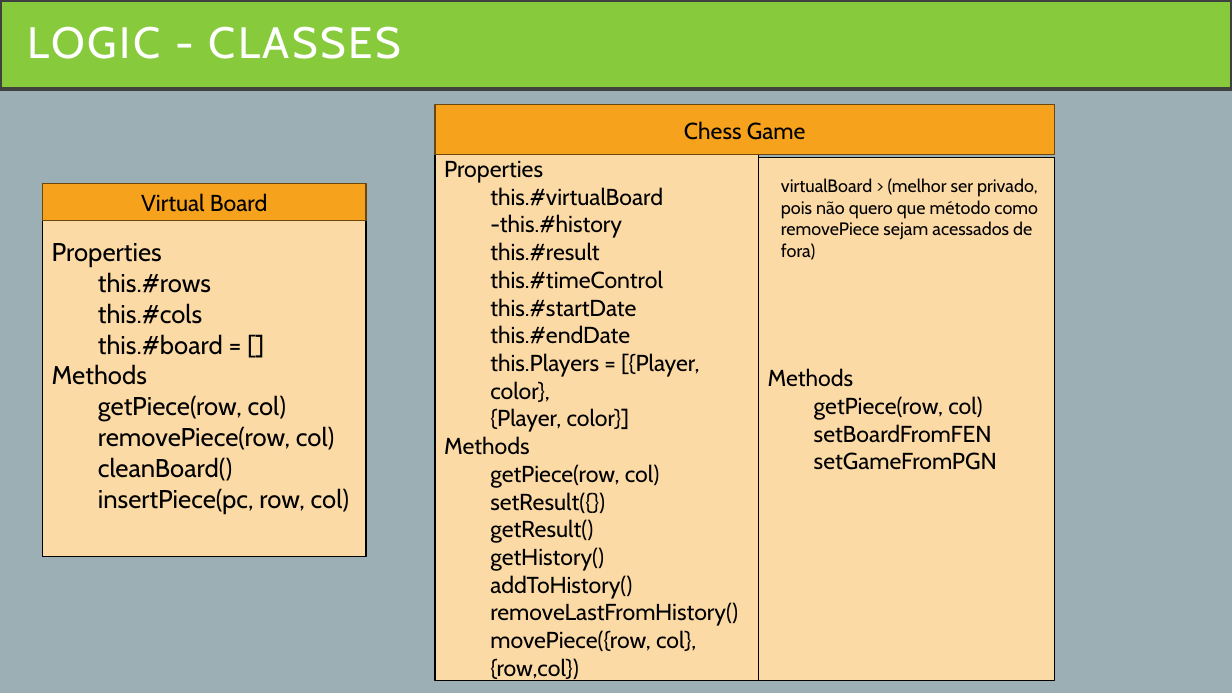
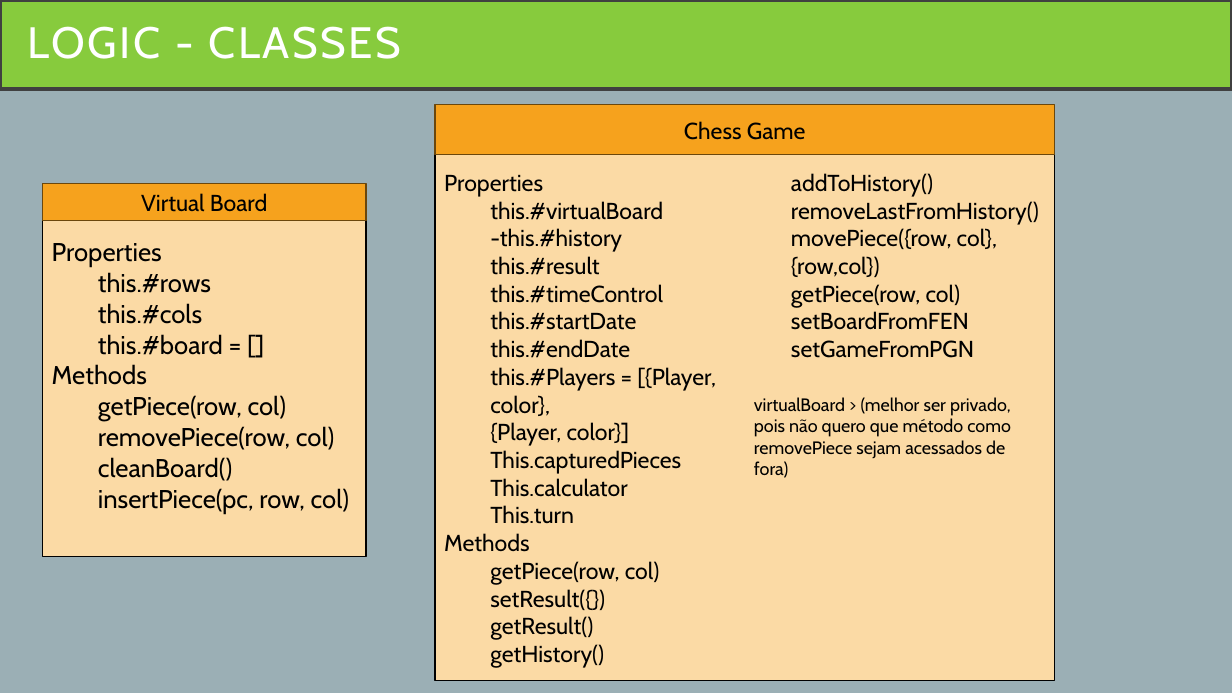
Before and after one commit to joaofilipecs/react-chess, a slide deck: slide 10 of Projeto-Slides/Projeto-React-Chess.pptx. Drawn at 1232x693 pixels with LibreOffice and Linux fonts; fonts in the diff are those of the drawing. Boxes give left, top, right and bottom in pixels: in the first picture for what was removed or moved away, otherwise in the second. Text is boxed around its words. In the diff, an @@ line names an element or a change of style, - is before the commit and + after.

Commit message:
class ChessGame.js

```diff
--- a/Projeto-Slides/Projeto-React-Chess.pptx
+++ b/Projeto-Slides/Projeto-React-Chess.pptx
@@ rectangle "Properties": place and size @@
-rectangle "Properties" at box(435, 155, 759, 681)
+rectangle "Properties" at box(435, 155, 1055, 681)
@@ rectangle "Properties" at box(435, 155, 1055, 681): columns 1 to 2 @@
@@ rectangle removed at box(759, 158, 1055, 681) @@
-Methods
-  getPiece(row, col)
-  setBoardFromFEN
-  setGameFromPGN
@@ text in rectangle at box(791, 284, 974, 358): paragraphs added @@
+  getPiece(row, col)
+  setBoardFromFEN
+  setGameFromPGN
@@ text in rectangle at box(490, 367, 716, 416): text changed @@
-  this.Players = [{Player, color},
+  this.#Players = [{Player, color},
@@ text "virtualBoard > (melhor ser privado, ...": place and size @@
-text "virtualBoard > (melhor ser privado, ..." at box(781, 178, 1038, 260)
+text "virtualBoard > (melhor ser privado, ..." at box(754, 397, 1011, 478)
@@ text in rectangle at box(490, 450, 681, 524): paragraphs added @@
+  This.capturedPieces
+  This.calculator
+  This.turn
```
Also in this commit, not shown: 2 slides added, 11 other files.
